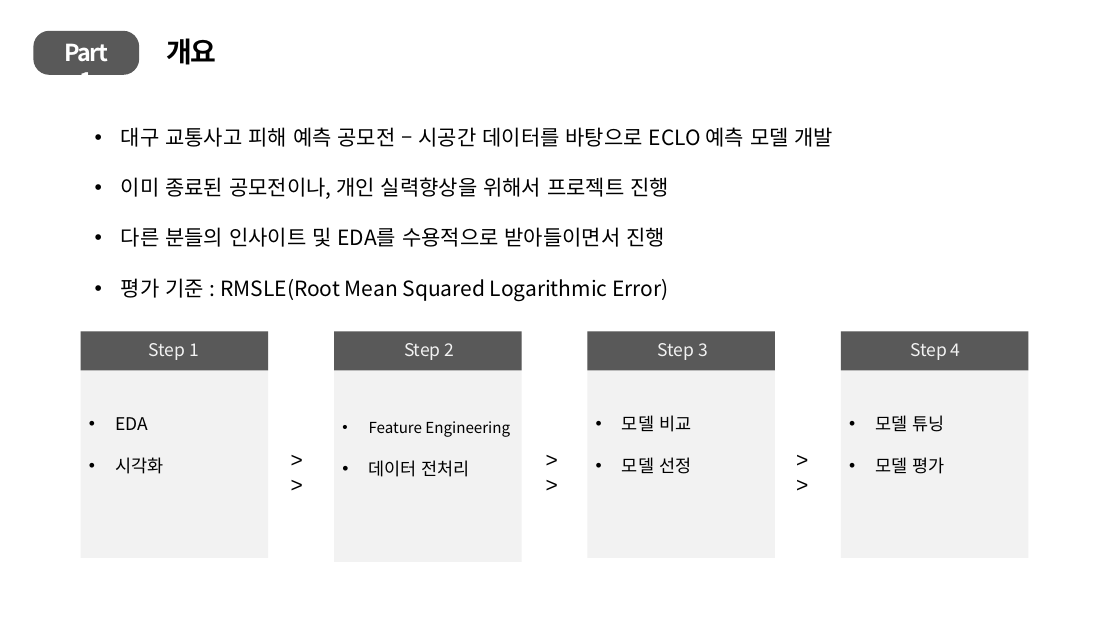
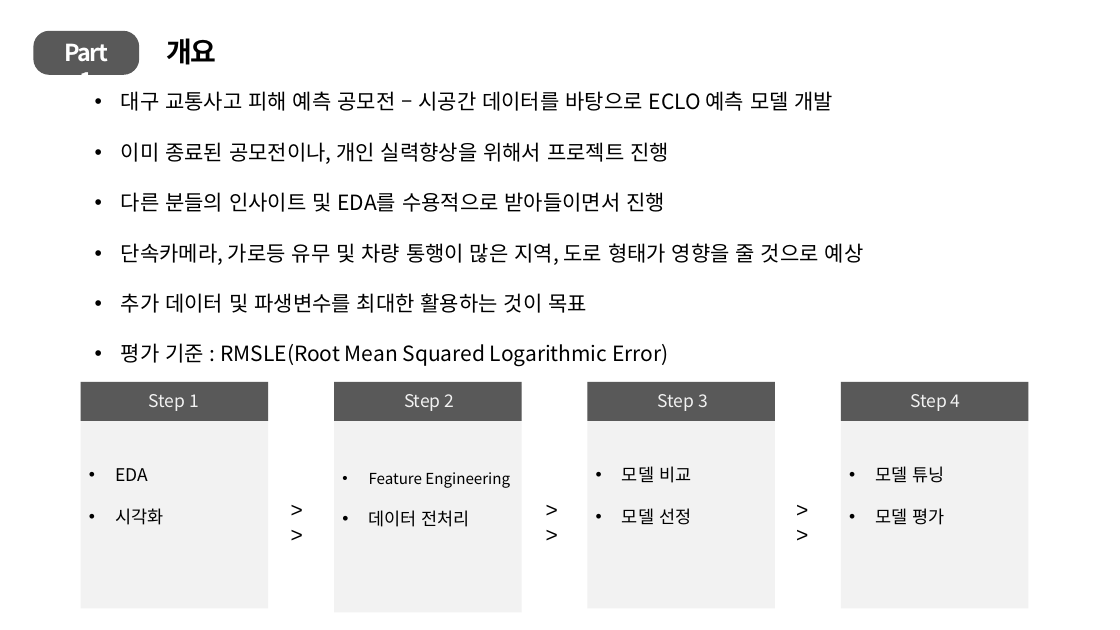
Before and after one commit to vvvjh112/DACON_Practice, a slide deck: slide 3 of Daegu/보고서/대구교통사고 예측.pptx. Drawn at 1120x630 pixels with LibreOffice and Linux fonts; fonts in the diff are those of the drawing. Boxes give left, top, right and bottom in pixels: in the first picture for what was removed or moved away, otherwise in the second. Text is boxed around its words. In the diff, an @@ line names an element or a change of style, - is before the commit and + after.

```diff
--- a/Daegu/보고서/대구교통사고 예측.pptx
+++ b/Daegu/보고서/대구교통사고 예측.pptx
@@ text "대구 교통사고 피해 예측 공모전 ...": place and size @@
-text "대구 교통사고 피해 예측 공모전 ..." at (121,127,834,301)
+text "대구 교통사고 피해 예측 공모전 ..." at (121,91,864,367)
@@ text at (121,243,864,313): paragraphs added @@
+• 단속카메라, 가로등 유무 및 차량 통행이 많은 지역, 도로 형태가 영향을 줄 것으로 예상
+• 추가 데이터 및 파생변수를 최대한 활용하는 것이 목표
@@ 8 rectangles, 7 texts: place and size @@
-8 rectangles, 7 texts at (81,331,1028,562)
+8 rectangles, 7 texts at (81,382,1028,613)
```
Also in this commit, not shown: 3 other slides changed, 4 slides added, 7 other files.
